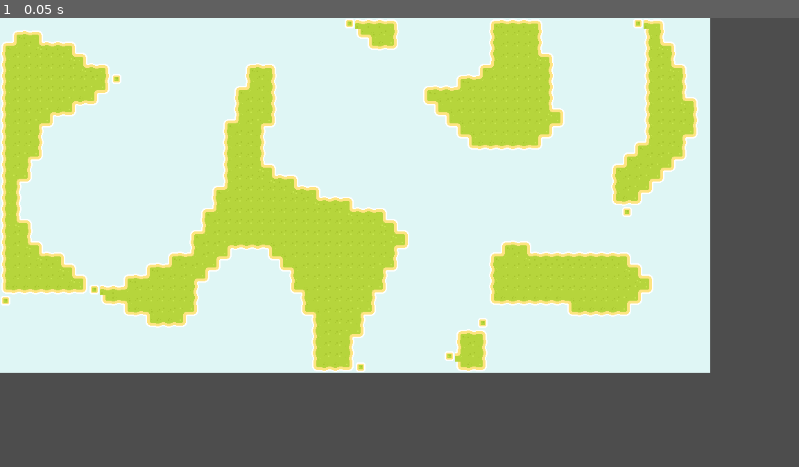
Above: before the commit, frame 1.
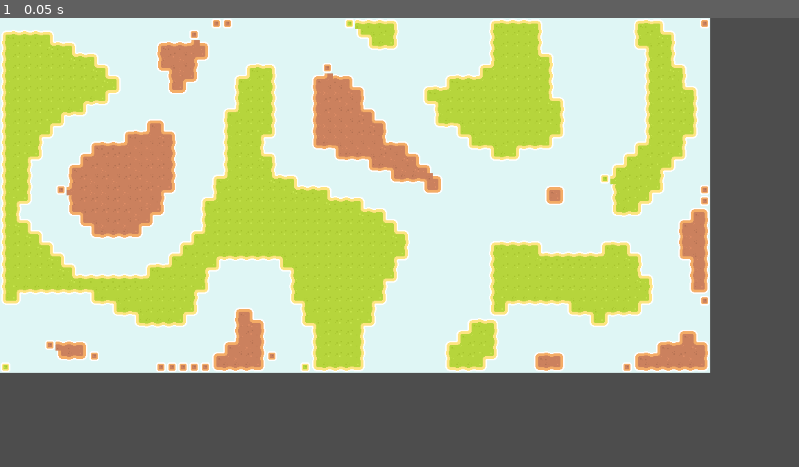
Above: after the commit, the same moment.

Repository: Sammy-T/Aero-Fight
Game: Godot game, scene res://scenes/level.tscn
The game is run twice, just before and just after one commit, with the same random seed, the same clock (stepped at 60 frames per second) and the same inputs. The project has no main scene, so this scene is started directly.
Inputs:
- Up to frame 1 (0.05 s): no input

The runs differ from the first frame. In frame 1, 12% of the frame differs, in the area x 0-89%, y 0-79%.

Commit message:
Generate dirt tiles

Diff:
--- a/scripts/level.gd
+++ b/scripts/level.gd
@@ -18,14 +18,25 @@
 
 func _init_map() -> void:
 	var grass_tiles: Array[Vector2i] = []
+	var dirt_tiles: Array[Vector2i] = []
+
+	var noise_range: Vector2 = Vector2()
 
 	for x in 64:
 		for y in 32:
 			var noise_strength: float = noise.get_noise_2d(x, y)
 
-			if noise_strength > 0.25:
-				grass_tiles.append(Vector2i(x,y))
+			if noise_strength < noise_range.x:
+				noise_range.x = noise_strength
+			elif noise_strength > noise_range.y:
+				noise_range.y = noise_strength
+
+			if noise_strength >= 0.2:
+				grass_tiles.append(Vector2i(x, y))
+			elif noise_strength <= -0.5:
+				dirt_tiles.append(Vector2i(x, y))
 			else:
 				tile_map.set_cell(0, Vector2i(x, y), 0, Vector2i(6, 3))
 
 	tile_map.set_cells_terrain_connect(0, grass_tiles, 0, 0)
+	tile_map.set_cells_terrain_connect(0, dirt_tiles, 0, 2)
